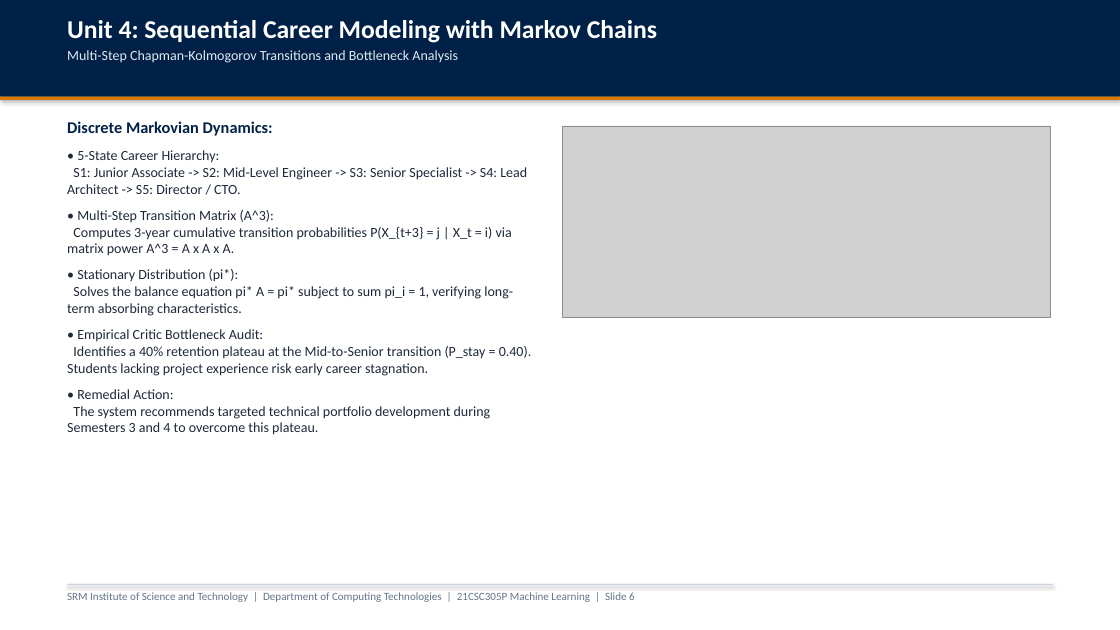
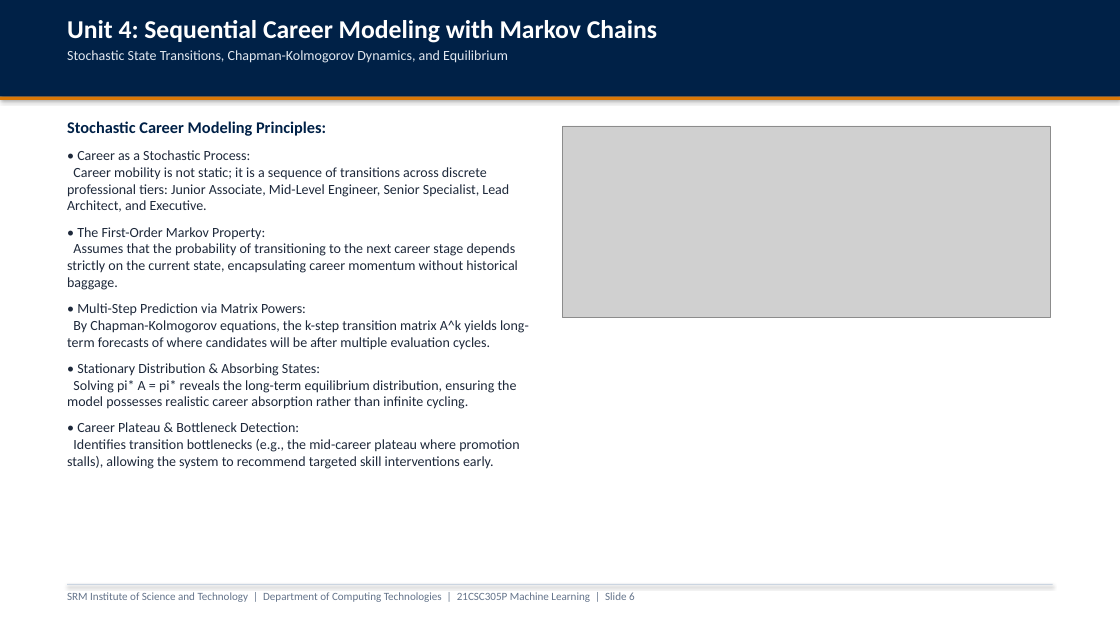
Before and after one commit to parth2024-tech/SRM-21CSC305P-Machine-Learning-Career-Guidance-Debate-Agent, a slide deck: slide 6 of presentation_unit3_unit4_unit5.pptx. Drawn at 1120x630 pixels with LibreOffice and Linux fonts; fonts in the diff are those of the drawing; grey boxes stand for pictures. Boxes give left, top, right and bottom in pixels: in the first picture for what was removed or moved away, otherwise in the second. Text is boxed around its words. In the diff, an @@ line names an element or a change of style, - is before the commit and + after.

```diff
--- a/presentation_unit3_unit4_unit5.pptx
+++ b/presentation_unit3_unit4_unit5.pptx
@@ text at [67, 50, 508, 63]: text changed @@
-Multi-Step Chapman-Kolmogorov Transitions and Bottleneck Analysis
+Stochastic State Transitions, Chapman-Kolmogorov Dynamics, and Equilibrium
@@ text at [67, 121, 529, 469]: text changed @@
-Discrete Markovian Dynamics:
-• 5-State Career Hierarchy:
-S1: Junior Associate -> S2: Mid-Level Engineer -> S3: Senior Specialist -> S4: Lead Architect -> S5: Director / CTO.
-• Multi-Step Transition Matrix (A^3):
-Computes 3-year cumulative transition probabilities P(X_{t+3} = j | X_t = i) via matrix power A^3 = A x A x A.
-• Stationary Distribution (pi*):
-Solves the balance equation pi* A = pi* subject to sum pi_i = 1, verifying long-term absorbing characteristics.
-• Empirical Critic Bottleneck Audit:
-Identifies a 40% retention plateau at the Mid-to-Senior transition (P_stay = 0.40). Students lacking project experience risk early career stagnation.
-• Remedial Action:
-The system recommends targeted technical portfolio development during Semesters 3 and 4 to overcome this plateau.
+Stochastic Career Modeling Principles:
+• Career as a Stochastic Process:
+Career mobility is not static; it is a sequence of transitions across discrete professional tiers: Junior Associate, Mid-Level Engineer, Senior Specialist, Lead Architect, and Executive.
+• The First-Order Markov Property:
+Assumes that the probability of transitioning to the next career stage depends strictly on the current state, encapsulating career momentum without historical baggage.
+• Multi-Step Prediction via Matrix Powers:
+By Chapman-Kolmogorov equations, the k-step transition matrix A^k yields long-term forecasts of where candidates will be after multiple evaluation cycles.
+• Stationary Distribution & Absorbing States:
+Solving pi* A = pi* reveals the long-term equilibrium distribution, ensuring the model possesses realistic career absorption rather than infinite cycling.
+• Career Plateau & Bottleneck Detection:
+Identifies transition bottlenecks (e.g., the mid-career plateau where promotion stalls), allowing the system to recommend targeted skill interventions early.
```
Also in this commit, not shown: 13 other slides changed, 2 other files.
